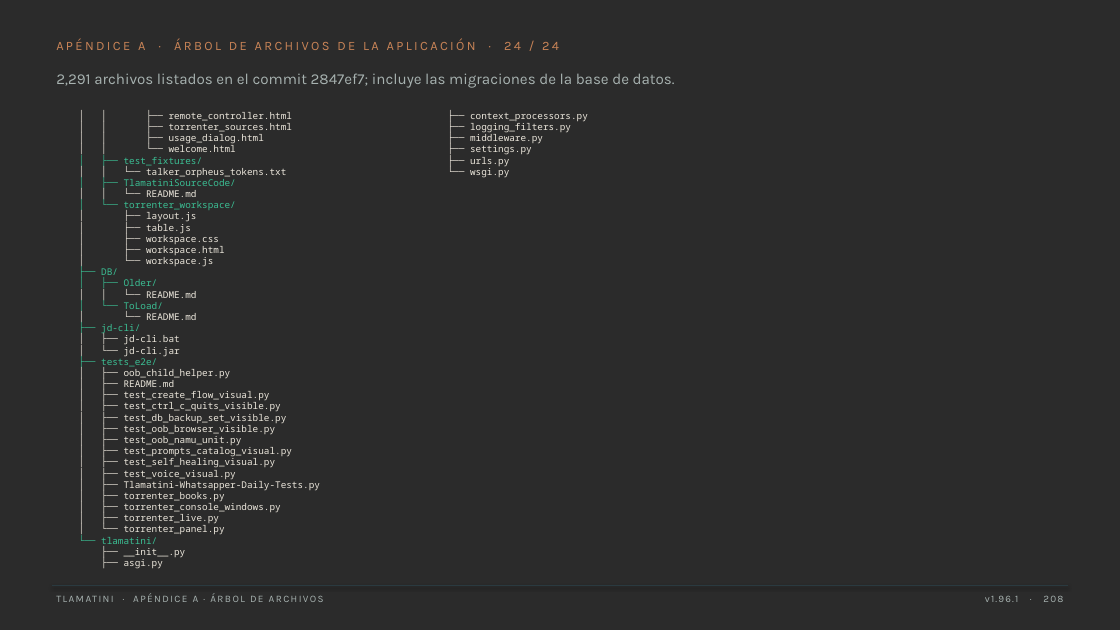
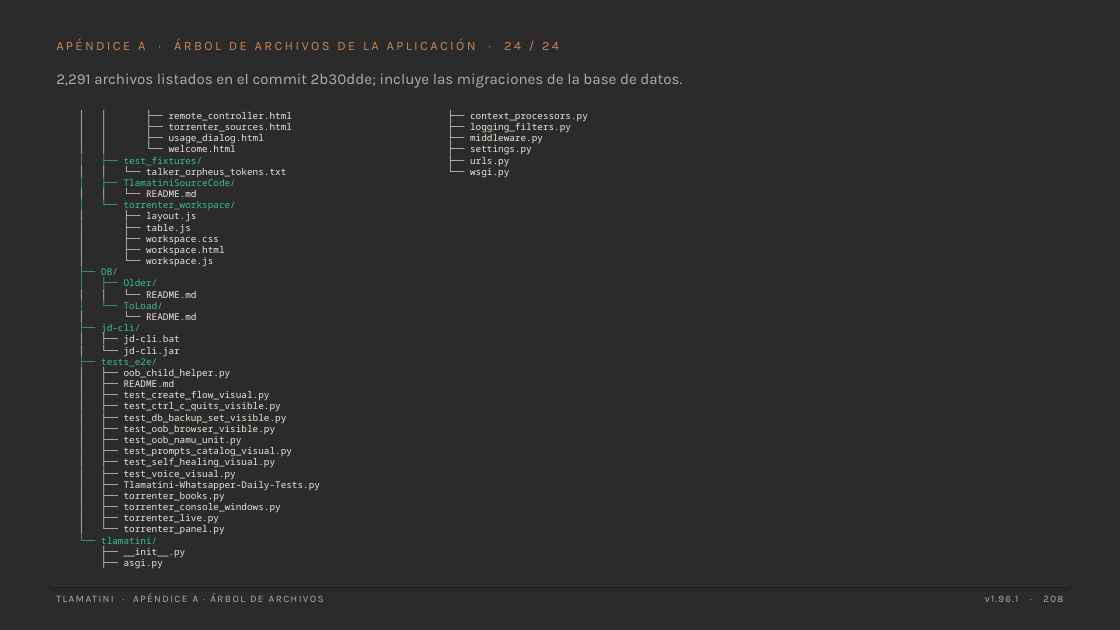
Before and after one commit to XAIHT/Tlamatini-Spanish, a slide deck: slide 208 of Tlamatini_eXtended_Artificial_Intelligence_Humanly_Tempered.pptx. Drawn at 1120x630 pixels with LibreOffice and Linux fonts; fonts in the diff are those of the drawing; background and template pictures are left out; a plain dark background stands for a picture behind light text. Boxes give left, top, right and bottom in pixels: in the first picture for what was removed or moved away, otherwise in the second. Text is boxed around its words. In the diff, an @@ line names an element or a change of style, - is before the commit and + after.

```diff
--- a/Tlamatini_eXtended_Artificial_Intelligence_Humanly_Tempered.pptx
+++ b/Tlamatini_eXtended_Artificial_Intelligence_Humanly_Tempered.pptx
@@ text at [56,73,682,88]: text changed @@
-2,291 archivos listados en el commit 2847ef7; incluye las migraciones de la base de datos.
+2,291 archivos listados en el commit 2b30dde; incluye las migraciones de la base de datos.
```
Also in this commit, not shown: 34 other slides changed, 2 other files.
